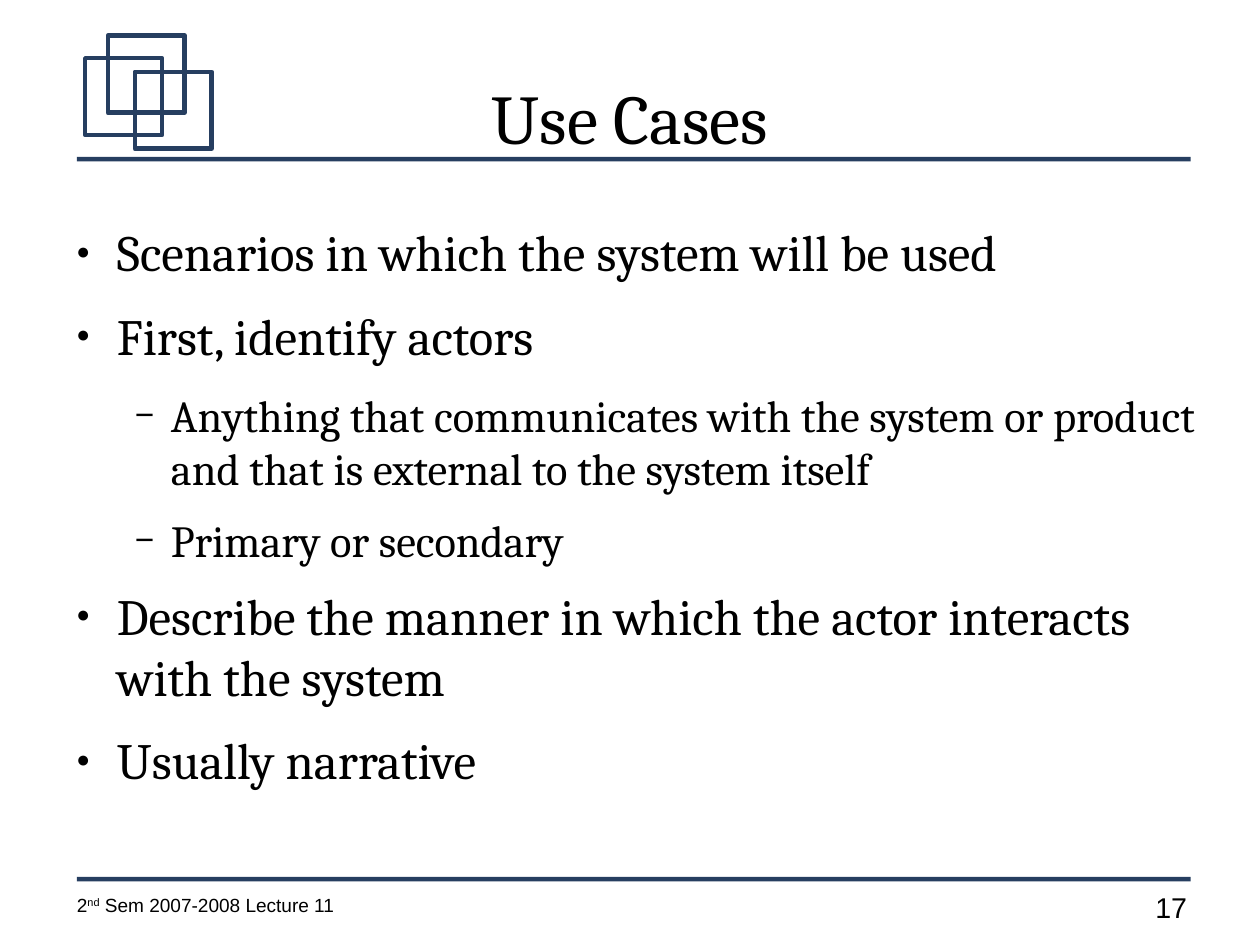
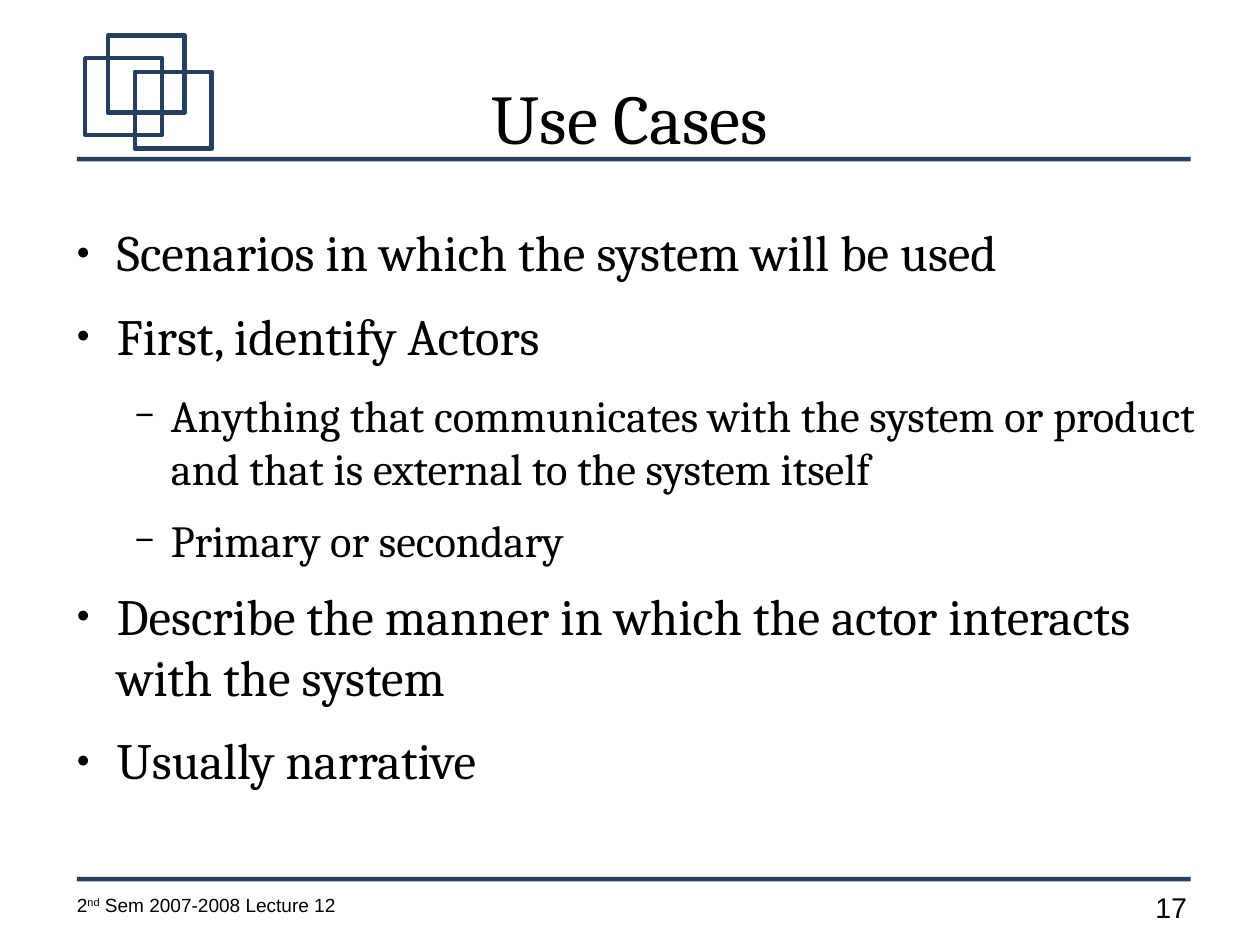
Before and after one commit to jachermocilla/jach-homepage, a slide deck: slide 17 of CMSC128-2nd-Sem-2007-L12.odp. Drawn at 1260x945 pixels with LibreOffice and Linux fonts; fonts in the diff are those of the drawing. Boxes give left, top, right and bottom in pixels: in the first picture for what was removed or moved away, otherwise in the second. Text is boxed around its words. In the diff, an @@ line names an element or a change of style, - is before the commit and + after.

```diff
--- a/CMSC128-2nd-Sem-2007-L12.odp
+++ b/CMSC128-2nd-Sem-2007-L12.odp
@@ text at (x1=117, y1=319, x2=540, y2=366): text changed @@
-● First, identify actors
+● First, identify Actors
@@ text at (x1=105, y1=898, x2=335, y2=913): text changed @@
-2nd Sem 2007-2008 Lecture 11
+2nd Sem 2007-2008 Lecture 12
```
Also in this commit, not shown: 19 other slides changed, 14 slides added, 1 slide removed, 1 other file.
